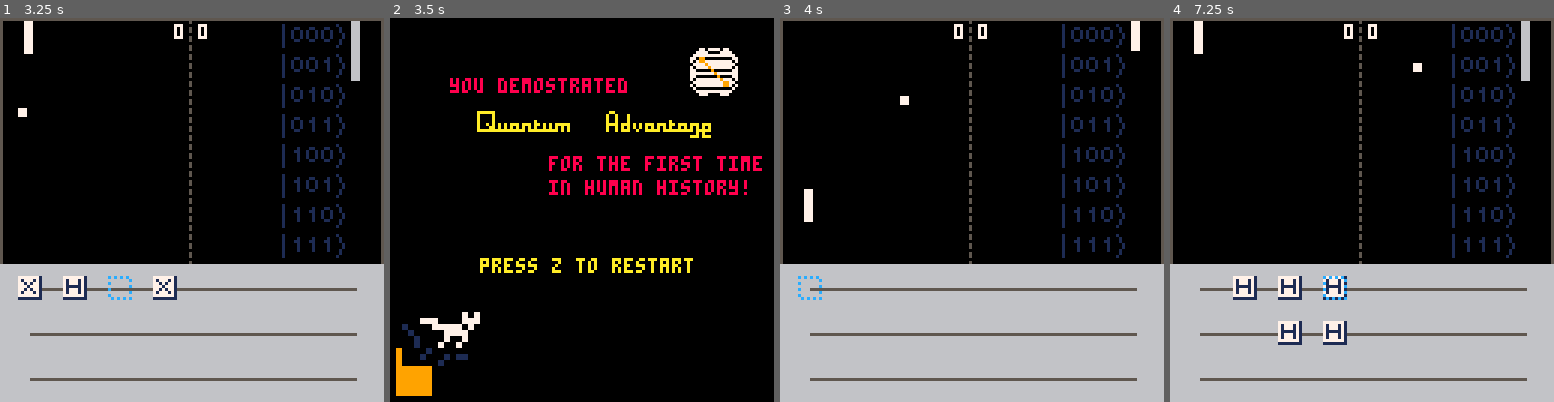
Above: before the commit, frames 1-4 (left to right).
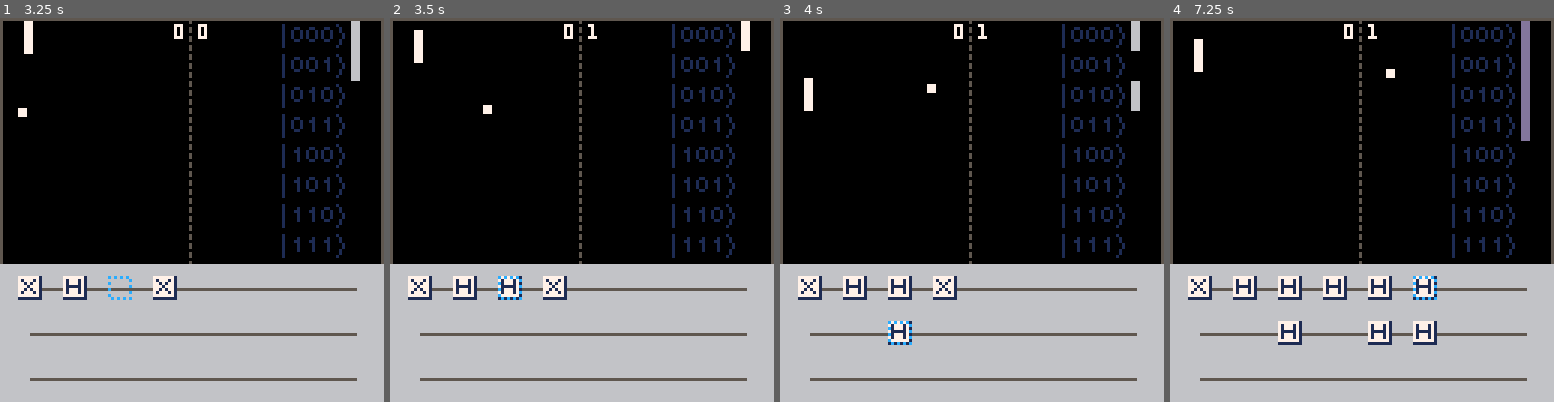
Above: after the commit, the same moments.

Repository: QPong/QPong-PICO-8
Game: PICO-8 cartridge qpong.p8
Same seed, same stepped clock (60 frames per second), same inputs: the game is played once before the commit and once after it.
Inputs:
- Up to frame 1 (3.25 s): tap X (X key) at 0.33, 1.07, 1.85, 2.97 s; tap O (Z key) at 0.7, 1.7, 2.1, 2.5, 2.9 s; hold Right 1.6-2.1 s; hold Up 2.15-2.42 s; hold Right 2.47-3.03 s; hold Left from 3.08 s (still down)
- Up to frame 2 (3.5 s): keep holding Left; tap O (Z key) at 3.3 s
- Up to frame 3 (4 s): release Left at 3.58 s; hold Down 3.63-3.97 s; tap O (Z key) at 3.7 s
- Up to frame 4 (7.25 s): hold Right 4.02-4.68 s; tap X (X key) at 4.08, 5.2, 6.32 s; tap O (Z key) every 0.4 s from 4.1 to 6.9 s; hold Up 4.73-5.03 s; hold Left 5.08-5.68 s; hold Down 5.73-6.03 s; hold Right 6.08-6.58 s; hold Right 6.63-7.13 s; hold Up from 7.18 s (still down)

Frame 1 is identical in both runs. In frame 2, 45% of the frame differs, in the area x 0-100%, y 0-100%; in frame 3, 2.9%; in frame 4, 3.6%.

Commit message:
remove control option from menu

Diff:
--- a/qpong.p8
+++ b/qpong.p8
@@ -415,7 +415,7 @@
 
 function init_settings()
  menu.sel=1
- menu.options={"palette","controls"}
+ menu.options={"palette"}
  menu.amt=0
  for i in all(menu.options) do
   menu.amt+=1
@@ -824,7 +824,7 @@
   end
 
   --score
-  win_score = 1
+  win_score = 7
   if ball.x > court.right then
       com_points += 1
       scored = "com"
